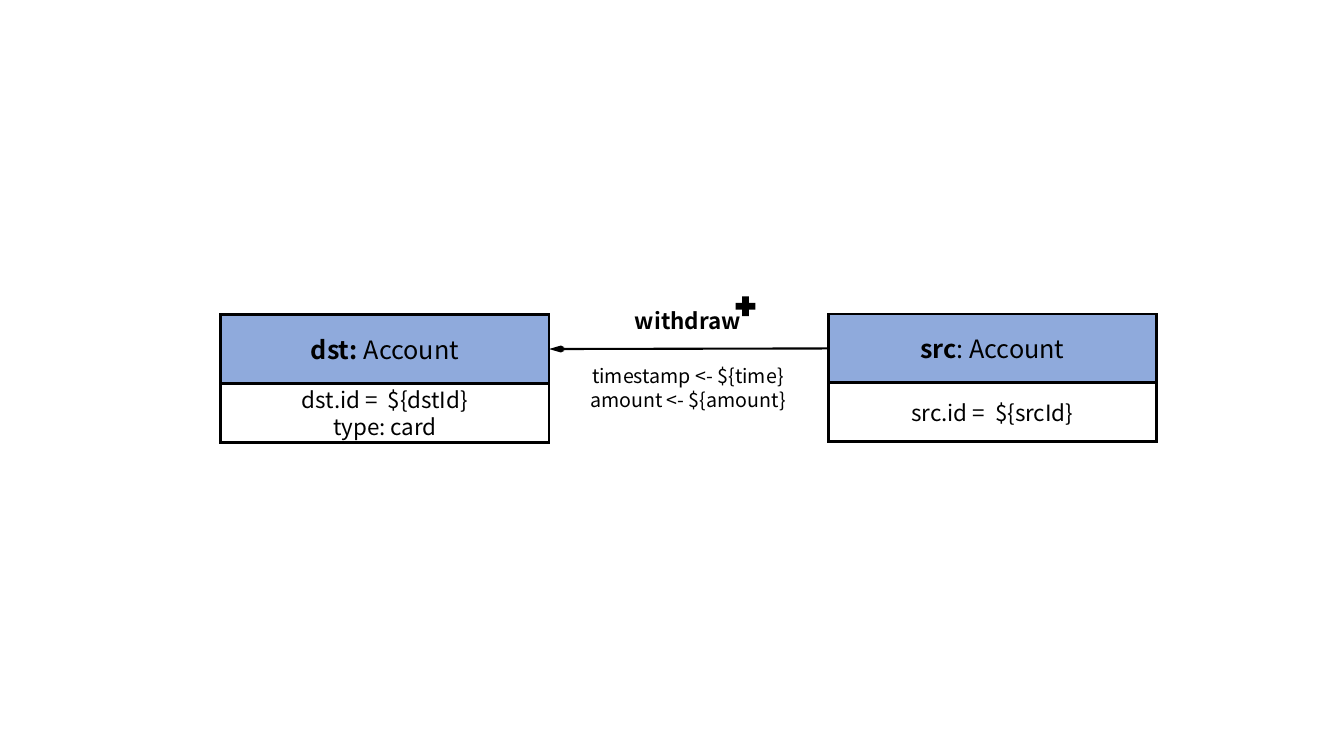
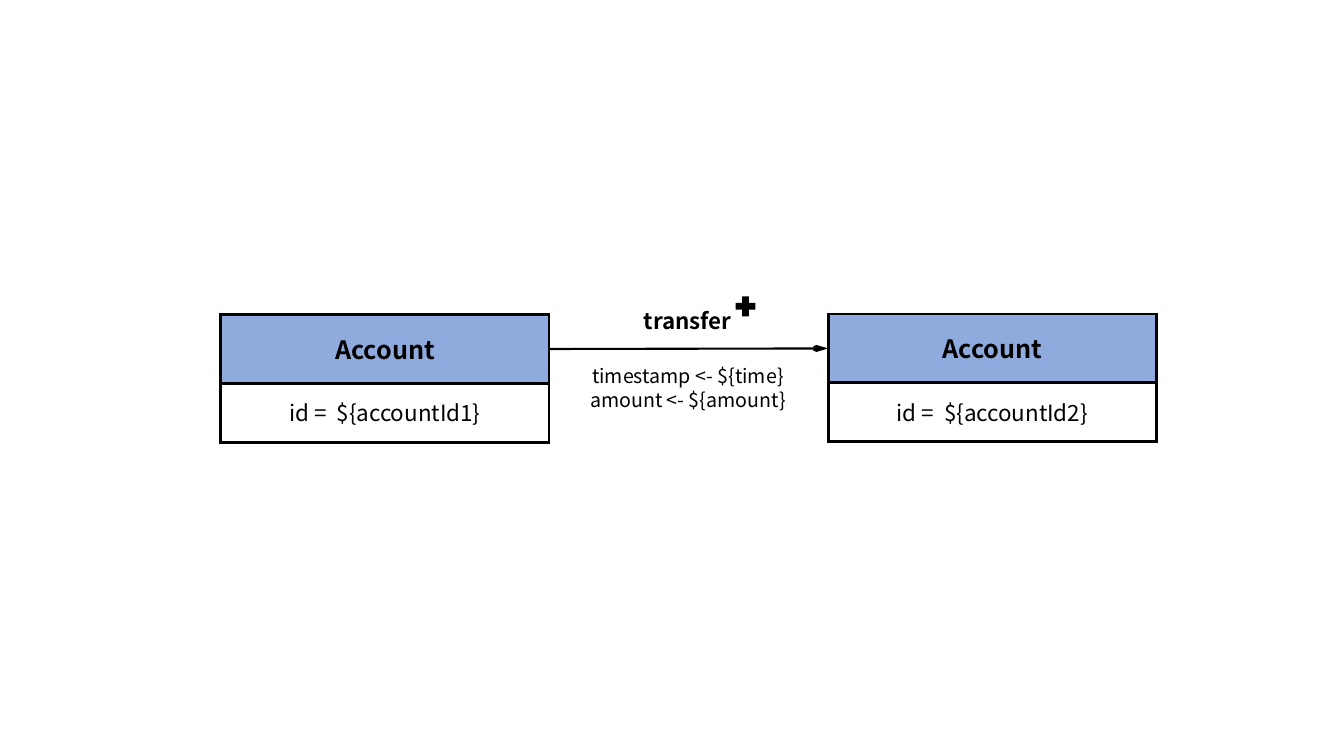
Before and after one commit to ldbc/ldbc_finbench_docs, a slide deck: slide 12 of patterns/transaction-write.pptx (slide 4 before the commit). Drawn at 1344x756 pixels with LibreOffice and Linux fonts; fonts in the diff are those of the drawing. Boxes give left, top, right and bottom in pixels: in the first picture for what was removed or moved away, otherwise in the second. Text is boxed around its words. In the diff, an @@ line names an element or a change of style, - is before the commit and + after.

```diff
--- a/patterns/transaction-write.pptx
+++ b/patterns/transaction-write.pptx
@@ text at (x1=644, y1=311, x2=732, y2=330): text changed @@
-withdraw
+transfer
@@ text in rectangle at (x1=335, y1=340, x2=435, y2=360): text changed; bold on @@
-dst: Account
+Account
@@ arrow moved from (549, 349) - (829, 349) to (829, 349) - (549, 349) @@
@@ text in rectangle at (x1=942, y1=339, x2=1042, y2=359): text changed; bold on @@
-src: Account
+Account
@@ text in rectangle at (x1=289, y1=402, x2=481, y2=425): text changed @@
-dst.id = ${dstId}
-type: card
+id = ${accountId1}
@@ text in rectangle at (x1=897, y1=402, x2=1088, y2=425): text changed @@
-src.id = ${srcId}
+id = ${accountId2}
```
Also in this commit, not shown: 11 other slides changed, 5 slides added, 1 slide removed, 17 other files.
